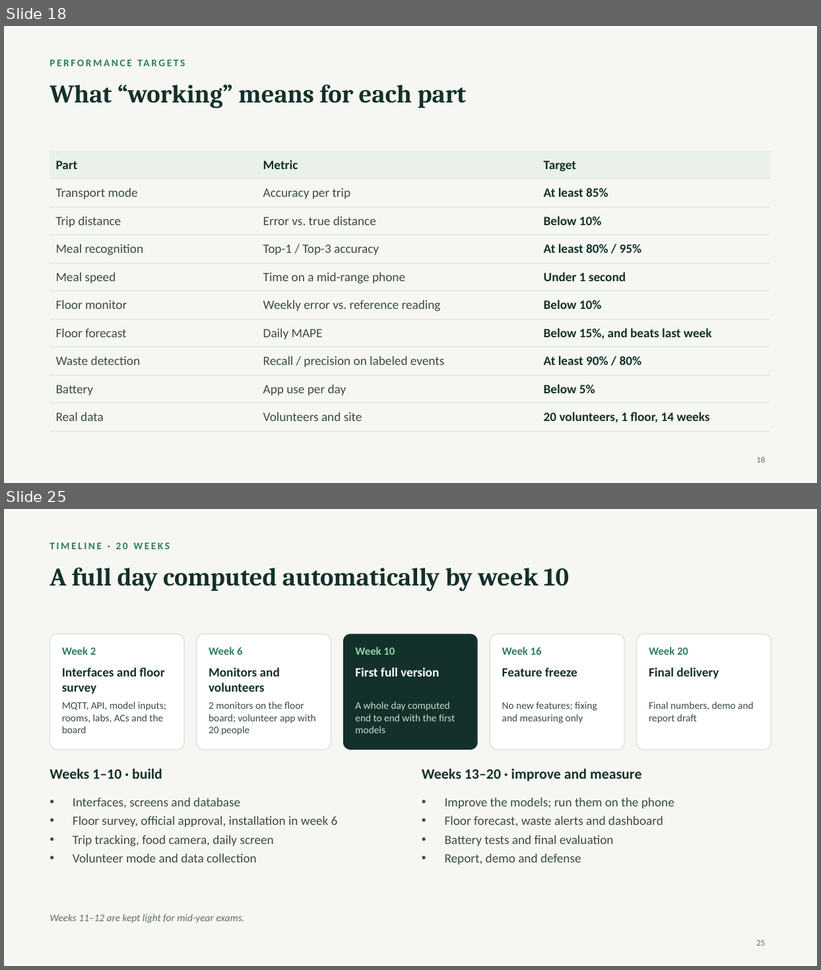
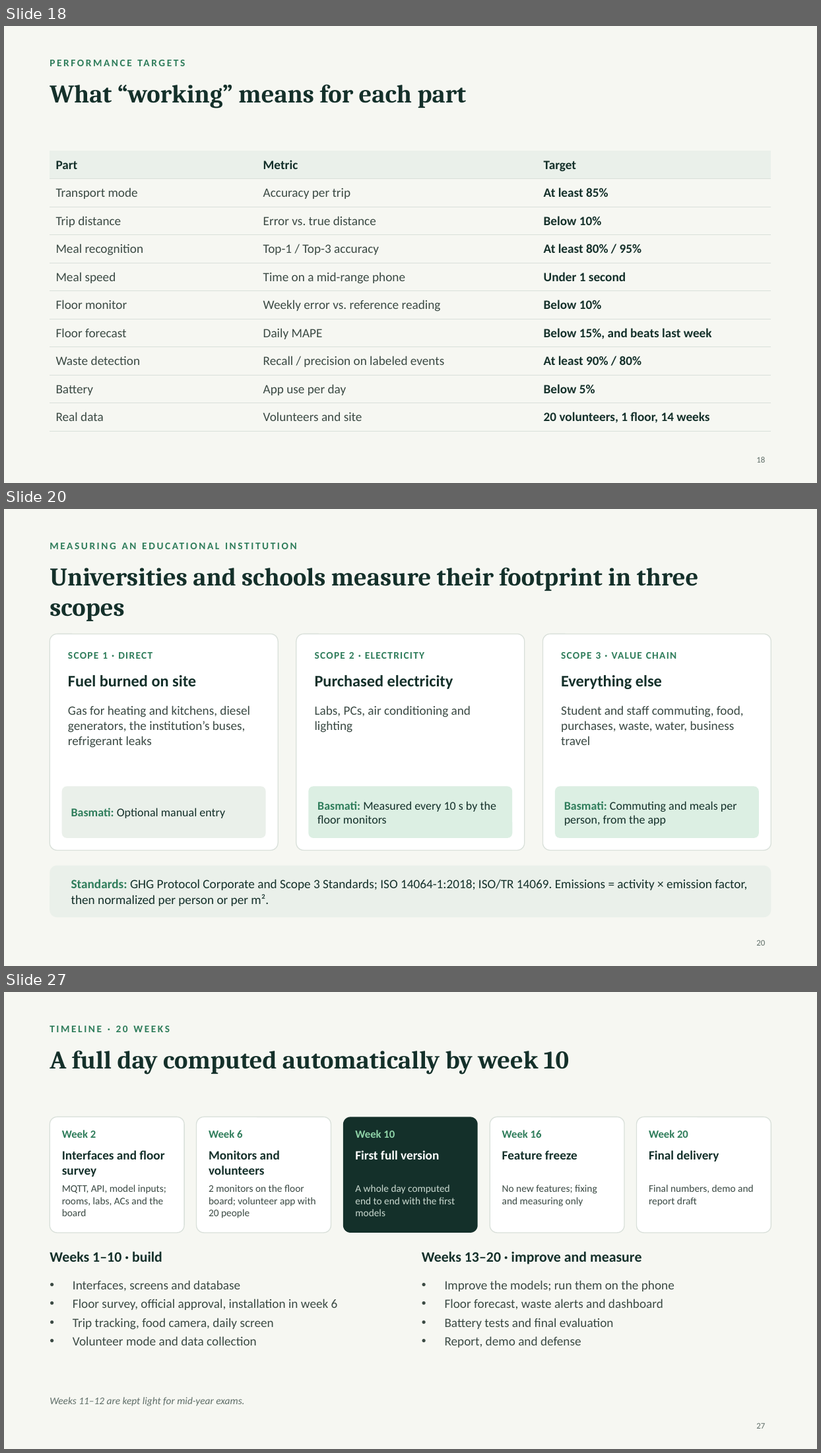
Before and after one commit to RahmaOshba/RahmaOshba, a slide deck: Basmati_Presentation.pptx. Shown one above the other, each under a label of ours: slides 18 and 25 before the commit, slides 18, 20 and 27 after it; the slides between them are not shown. The pictures are 821x970 and 821x1453 pixels, drawn with LibreOffice and Linux fonts; fonts in the diff are those of the drawing. Boxes give left, top, right and bottom in pixels: in the first picture for what was removed or moved away, otherwise in the second. Text is boxed around its words. In the diff, an @@ line names an element or a change of style, - is before the commit and + after.

```diff
--- a/Basmati_Presentation.pptx
+++ b/Basmati_Presentation.pptx
@@ slide 20 added at (x1=4, y1=509, x2=817, y2=966), background #F6F7F2 @@
@@ text added at (x1=50, y1=539, x2=772, y2=559), 12 pt, text #2F7D5B, bold @@
+MEASURING AN EDUCATIONAL INSTITUTION
@@ title added at (x1=50, y1=567, x2=699, y2=621), 30 pt, text #14302A, bold @@
+Universities and schools measure their footprint in three scopes
@@ rounded rectangle added at (x1=50, y1=634, x2=278, y2=851), fill #FFFFFF, outline #D9E0DA 1 pt @@
@@ rounded rectangle added at (x1=296, y1=634, x2=524, y2=851), fill #FFFFFF, outline #D9E0DA 1 pt @@
@@ rounded rectangle added at (x1=543, y1=634, x2=772, y2=851), fill #FFFFFF, outline #D9E0DA 1 pt @@
@@ text added at (x1=68, y1=652, x2=152, y2=659), 12 pt, text #2F7D5B, bold @@
+SCOPE 1 · DIRECT
@@ text added at (x1=315, y1=652, x2=424, y2=659), 12 pt, text #2F7D5B, bold @@
+SCOPE 2 · ELECTRICITY
@@ text added at (x1=561, y1=652, x2=677, y2=659), 12 pt, text #2F7D5B, bold @@
+SCOPE 3 · VALUE CHAIN
@@ text added at (x1=68, y1=675, x2=196, y2=687), 19 pt, text #14302A, bold @@
+Fuel burned on site
@@ text added at (x1=315, y1=675, x2=453, y2=689), 19 pt, text #14302A, bold @@
+Purchased electricity
@@ text added at (x1=561, y1=675, x2=662, y2=689), 19 pt, text #14302A, bold @@
+Everything else
@@ text added at (x1=68, y1=706, x2=250, y2=748), 15 pt, text #3B4A44 @@
+Gas for heating and kitchens, diesel generators, the institution’s buses, refrigerant leaks
@@ text added at (x1=315, y1=706, x2=471, y2=733), 15 pt, text #3B4A44 @@
+Labs, PCs, air conditioning and lighting
@@ text added at (x1=561, y1=706, x2=744, y2=745), 15 pt, text #3B4A44 @@
+Student and staff commuting, food, purchases, waste, water, business travel
@@ rounded rectangle added at (x1=62, y1=787, x2=265, y2=838), fill #EAF0EA @@
@@ rounded rectangle added at (x1=308, y1=787, x2=512, y2=838), fill #DCEFE3 @@
@@ text added at (x1=318, y1=801, x2=496, y2=824), 14 pt, text #14302A @@
+Basmati: Measured every 10 s by the floor monitors
@@ rounded rectangle added at (x1=556, y1=787, x2=759, y2=838), fill #DCEFE3 @@
@@ text added at (x1=564, y1=801, x2=737, y2=826), 14 pt, text #14302A @@
+Basmati: Commuting and meals per person, from the app
@@ text added at (x1=71, y1=808, x2=225, y2=819), 14 pt, text #14302A @@
+Basmati: Optional manual entry
@@ rounded rectangle added at (x1=50, y1=866, x2=772, y2=918), fill #EAF0EA @@
@@ text added at (x1=71, y1=879, x2=747, y2=906), 15 pt, text #14302A @@
+Standards: GHG Protocol Corporate and Scope 3 Standards; ISO 14064-1:2018; ISO/TR 14069. Emissions = activity × emission factor, then normalized per person or per m².
@@ page number added at (x1=756, y1=940, x2=765, y2=946), 10 pt, text #5F6E68 @@
+20
@@ what was slide 25 is now slide 27 @@
@@ page number at (x1=756, y1=1423, x2=765, y2=1429): text changed @@
-25
+27
```
Also in this commit, not shown: 8 slides changed, 4 other slides added, 1 slide removed, 7 other files.
